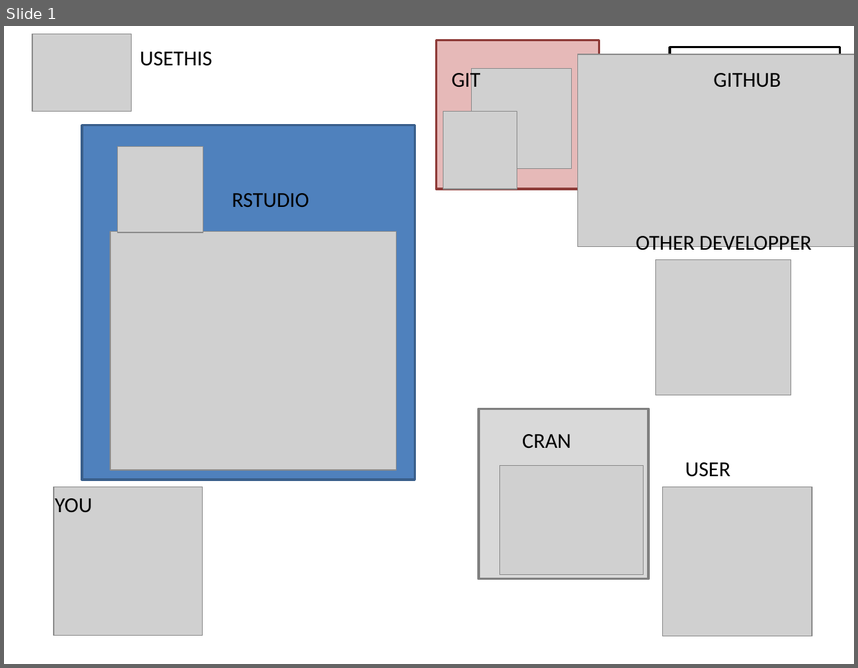
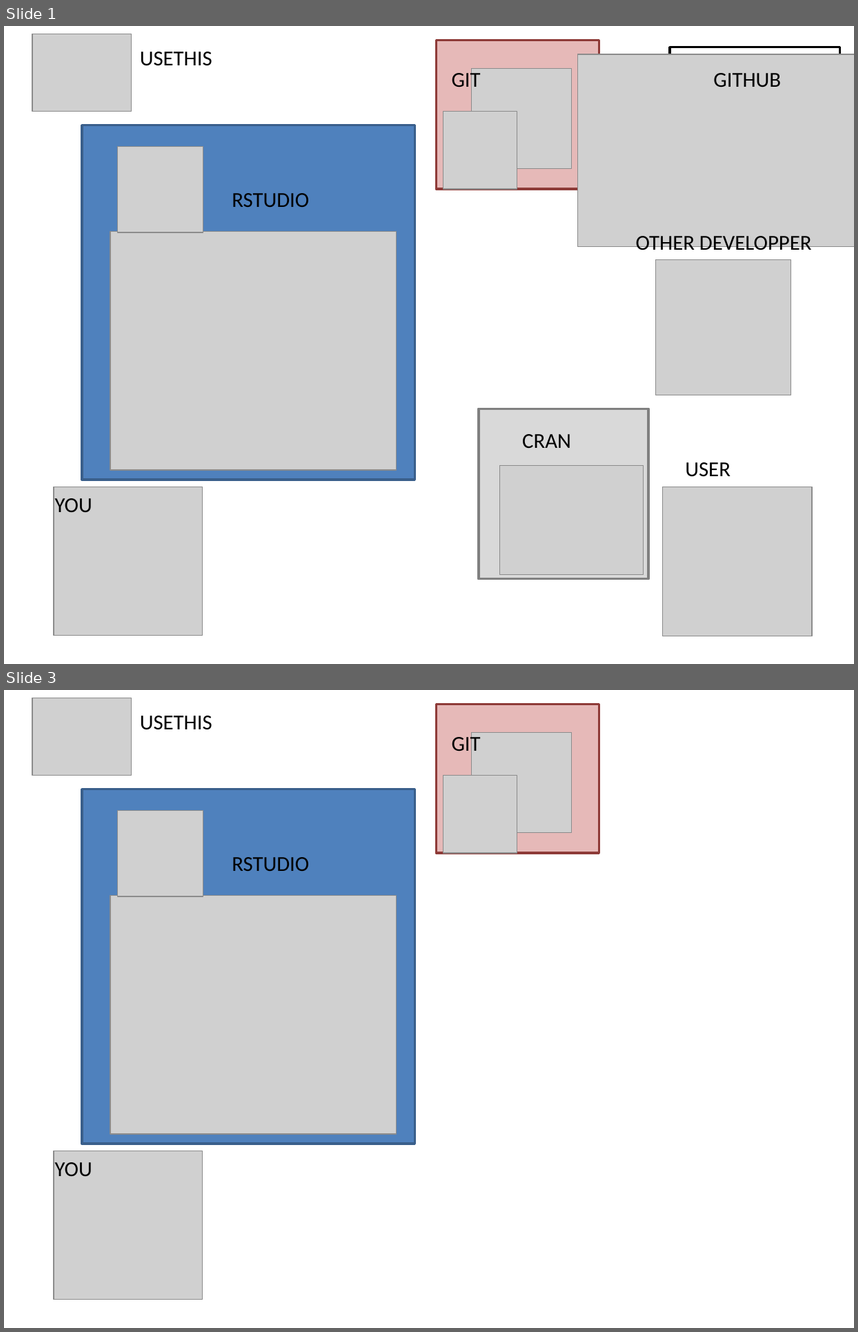
Before and after one commit to AnriSmith/satrday_package_workshop, a slide deck: assets/dev.pptx. Shown one above the other, each under a label of ours: slide 1 before the commit, slides 1 and 3 after it; the slides between them are not shown. The pictures are 858x668 and 858x1332 pixels, drawn with LibreOffice and Linux fonts; fonts in the diff are those of the drawing; grey boxes stand for pictures. Boxes give left, top, right and bottom in pixels: in the first picture for what was removed or moved away, otherwise in the second. Text is boxed around its words. In the diff, an @@ line names an element or a change of style, - is before the commit and + after.

```diff
--- a/assets/dev.pptx
+++ b/assets/dev.pptx
@@ slide 3 added at [4, 690, 854, 1328], background #FFFFFF @@
@@ picture added at [32, 698, 132, 775] @@
@@ rectangle added at [436, 704, 599, 854], fill #E6B9B8, outline #8E3B39 2 pt @@
@@ text added at [140, 716, 212, 730], 18 pt, text #000000 @@
+USETHIS
@@ text added at [452, 733, 481, 756], 18 pt, text #000000 @@
+GIT
@@ picture added at [472, 733, 572, 833] @@
@@ rectangle added at [82, 789, 415, 1144], fill #4F81BD, outline #3A5F8C 2 pt @@
@@ picture added at [444, 775, 517, 854] @@
@@ picture added at [117, 811, 203, 896] @@
@@ text added at [232, 857, 309, 871], 18 pt, text #000000 @@
+RSTUDIO
@@ picture added at [110, 896, 396, 1134] @@
@@ picture added at [53, 1151, 202, 1299] @@
@@ text added at [55, 1162, 92, 1176], 18 pt, text #000000 @@
+YOU
```
Also in this commit, not shown: 2 other slides added, 12 other files.
